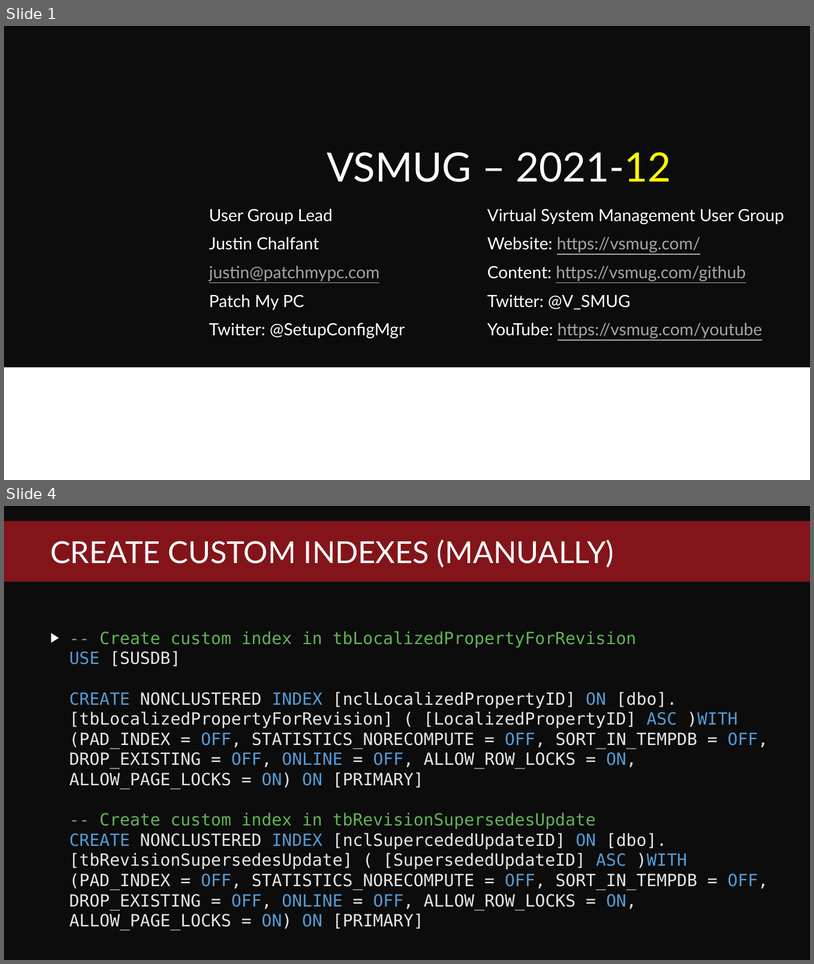
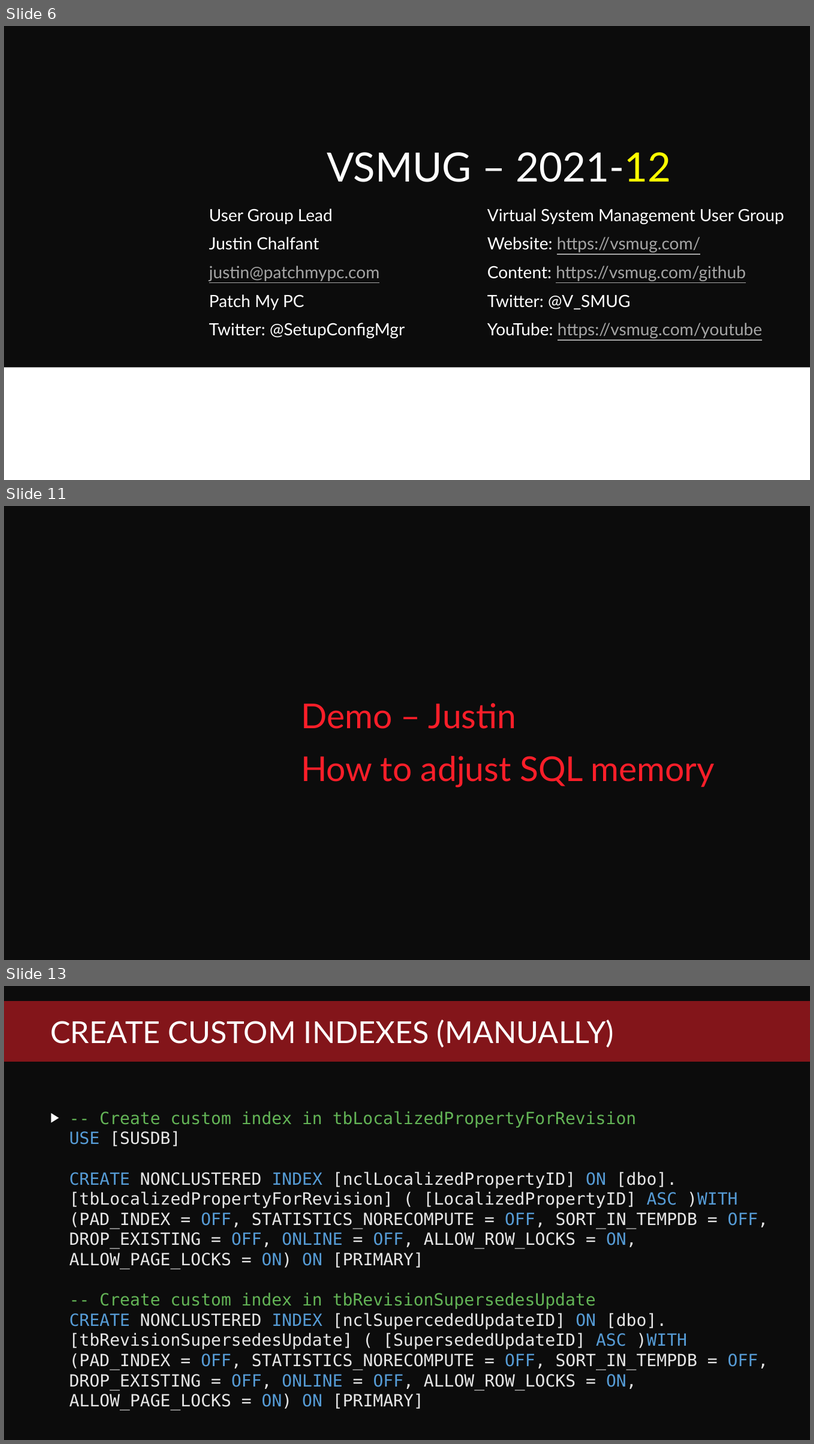
Before and after one commit to PatchMyPCTeam/VSMUG, a slide deck: 2021-12/Top 10 Tips for Optimizing WSUS/VSMUG-2021-12-WSUS-Top-10-Tips.pptx. Shown one above the other, each under a label of ours: slides 1 and 4 before the commit, slides 6, 11 and 13 after it; the slides between them are not shown. The pictures are 814x964 and 814x1444 pixels, drawn with LibreOffice and Linux fonts; fonts in the diff are those of the drawing; background and template pictures are left out. Boxes give left, top, right and bottom in pixels: in the first picture for what was removed or moved away, otherwise in the second. Text is boxed around its words. In the diff, an @@ line names an element or a change of style, - is before the commit and + after.

```diff
--- a/2021-12/Top 10 Tips for Optimizing WSUS/VSMUG-2021-12-WSUS-Top-10-Tips.pptx
+++ b/2021-12/Top 10 Tips for Optimizing WSUS/VSMUG-2021-12-WSUS-Top-10-Tips.pptx
@@ slide 11 added at [4,506,810,960], background #0C0C0C @@
@@ text added at [301,703,715,787], 40.7 pt, text #FB1E29 @@
+Demo – Justin
+How to adjust SQL memory
@@ what was slide 1 is now slide 6 @@
@@ what was slide 4 is now slide 13 @@
```
Also in this commit, not shown: 4 slides changed, 17 other slides added.
